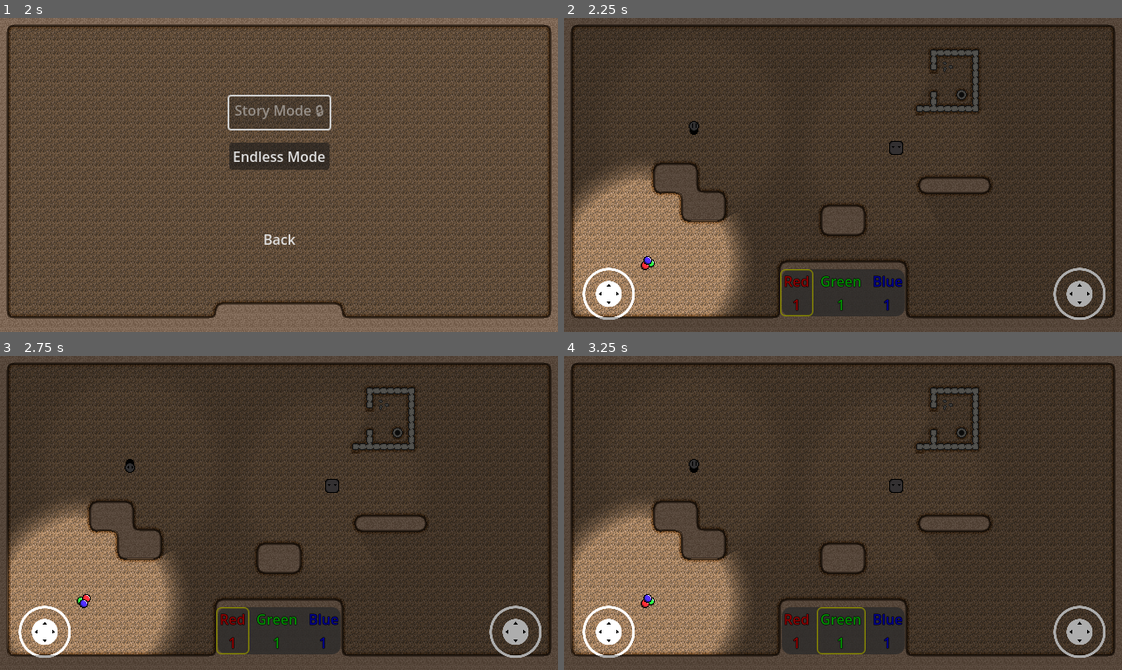
Above: before the commit, frames 1-4 (two rows, left to right).
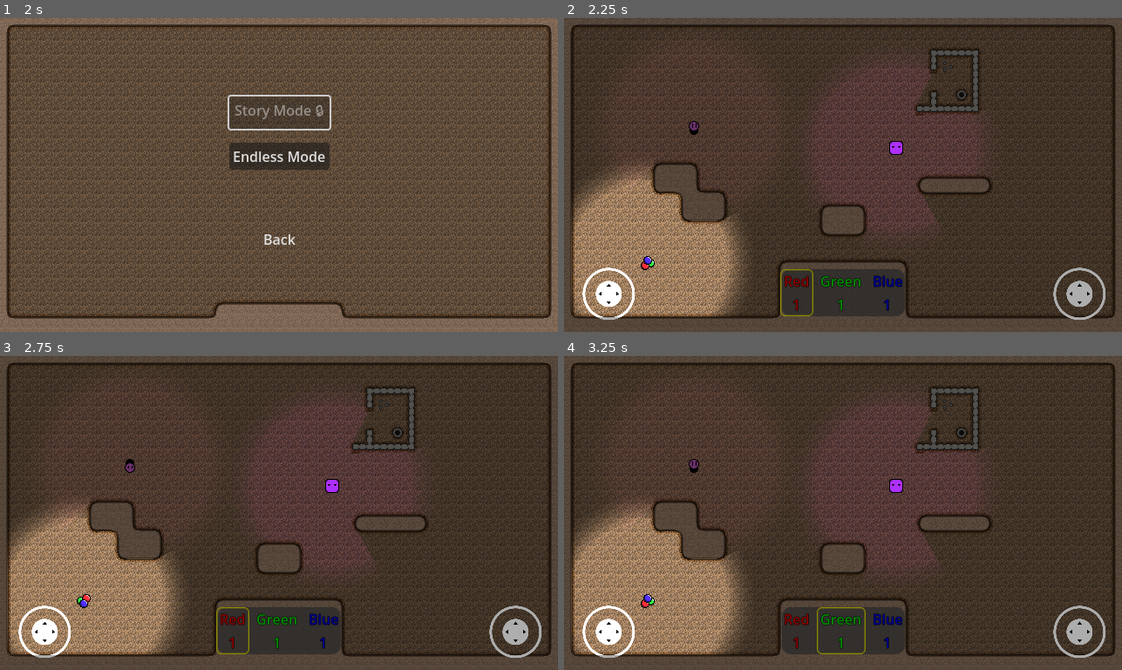
Above: after the commit, the same moments.

Repository: Degenerate-Games/shadows-below
Game: Godot game, scene res://scenes/menus/main_menu.tscn
The game is run twice, just before and just after one commit, with the same random seed, the same clock (stepped at 60 frames per second) and the same inputs.
Inputs (mouse positions are in pixels of both pictures, inside the frame that each line leads up to):
- Up to frame 1 (2 s): click "Start" at 0.5 s; click "Start" at 1.25 s
- Up to frame 2 (2.25 s): click "Endless Mode" at 2 s
- Up to frame 3 (2.75 s): no input
- Up to frame 4 (3.25 s): move the mouse to (965, 497) at 2.77 s; hold L (mixing_ui_right) from 2.78 s (still down); click (965, 497) at 2.92 s

Frame 1 is identical in both runs. In frame 2, 0.1% of the frame differs, in the area x 22-61%, y 33-44%; in frame 3, 0.1%, in the area x 22-61%, y 34-44%; in frame 4, 0.1%.

Commit message:
Adjust color generation and take_damage function for enemy

Diff:
--- a/scripts/enemies/enemy.gd
+++ b/scripts/enemies/enemy.gd
@@ -2,7 +2,7 @@
 
 @export var max_speed: int = 100
 @export var acceleration: int = 500
-@export var total_power: int = 375
+@export_range(0, 8) var total_power: int = 8
 var target: Node2D
 var red: ColorValue
 var green: ColorValue
@@ -18,16 +18,15 @@
 	animation_controller = $AnimatedSprite2D
 	navigation_agent = $NavigationAgent2D
 	var power_remaining = total_power
+
 	# Initialize the color values
-	red = ColorValue.new(floor(randf_range(0, power_remaining)))
+	red = ColorValue.new(floor(randf_range(0, min(power_remaining, 3))), 3)
 	power_remaining -= red.value
-	green = ColorValue.new(floor(randf_range(0, power_remaining)))
+	green = ColorValue.new(floor(randf_range(0, min(power_remaining, 3))), 3)
 	power_remaining -= green.value
-	blue = ColorValue.new(power_remaining)
+	blue = ColorValue.new(min(power_remaining, 3), 3)
 
-
-# Called every frame. 'delta' is the elapsed time since the previous frame.
-func _process(_delta):
+	# Set the color of the point light
 	var color = Color(red.normalize(), green.normalize(), blue.normalize())
 	point_light.color = color
 	animation_controller.self_modulate = color
@@ -45,13 +44,9 @@
 		return
 	# Otherwise, subtract the damage from a random color
 	var damage_remaining = damage
-	var cmax = max(red.value, green.value, blue.value)
 	var colors = [red, green, blue]
 	colors.shuffle()
 	for color in colors:
-		# If this is our highest color skip it unless it is the only color remaining
-		if color.value == cmax && color.value != power_remaining:
-			break
 		if damage_remaining > color.value:
 			damage_remaining -= color.value
 			color.value = 0
@@ -72,5 +67,8 @@
 		return
 	navigation_agent.target_position = target.global_position
 
+func get_color() -> Color:
+	return point_light.color
+
 func _on_timer_timeout():
 	create_path()
